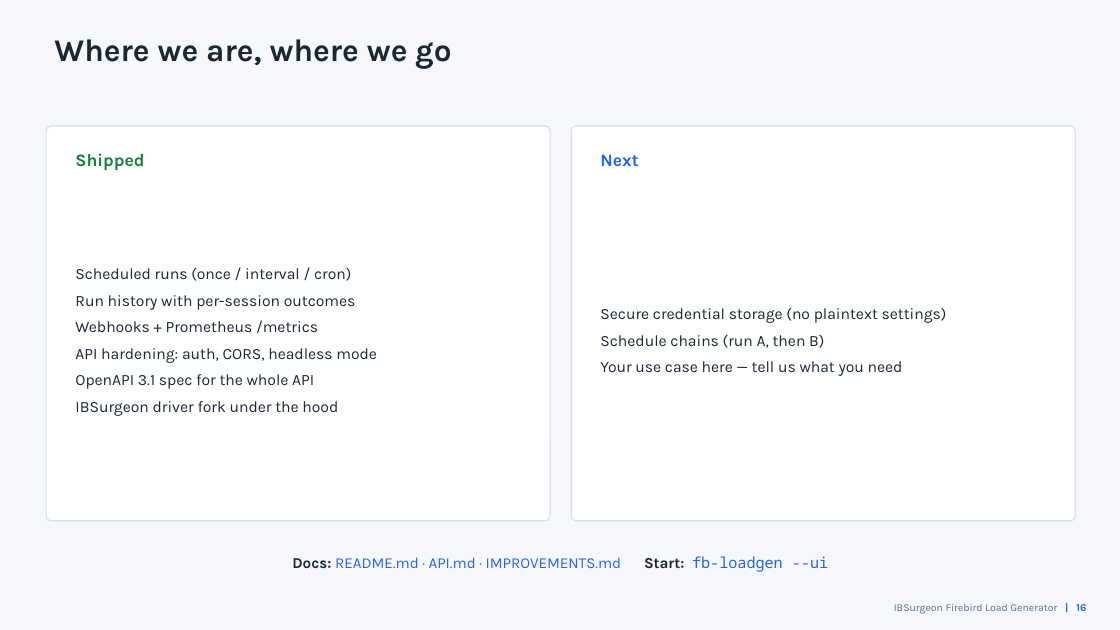
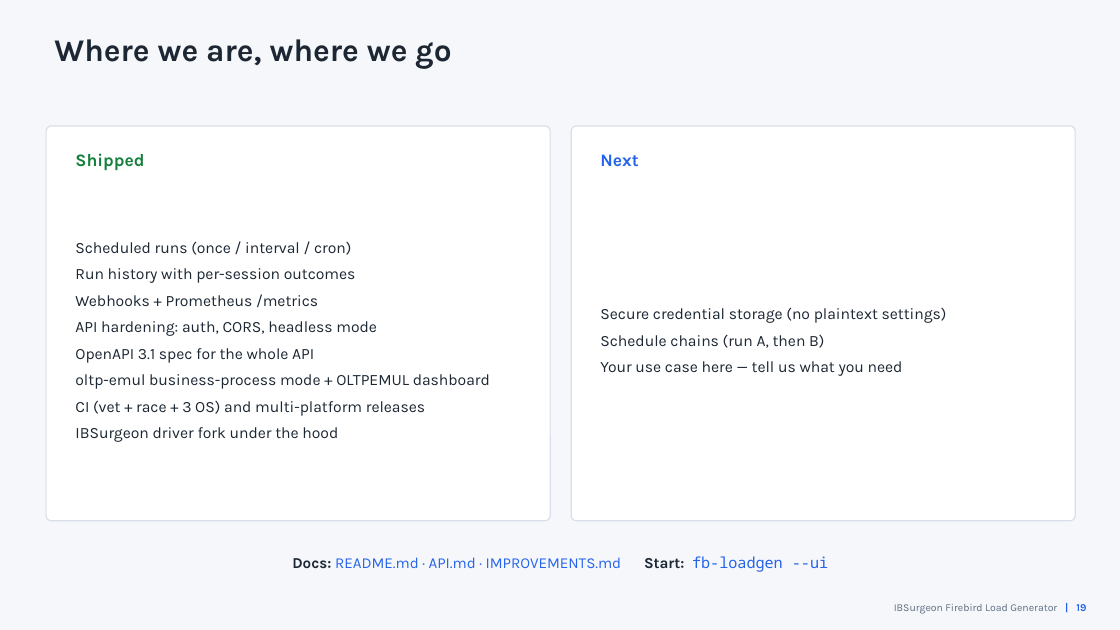
Before and after one commit to alexeykovyazin/firebirdgotester, a slide deck: slide 19 of IBSurgeon_LoadGenerator.pptx (slide 16 before the commit). Drawn at 1120x630 pixels with LibreOffice and Linux fonts; fonts in the diff are those of the drawing. Boxes give left, top, right and bottom in pixels: in the first picture for what was removed or moved away, otherwise in the second. Text is boxed around its words. In the diff, an @@ line names an element or a change of style, - is before the commit and + after.

Commit message:
Publish updated deck: 20 slides with OLTP-EMUL mode, lifecycle and dashboard

```diff
--- a/IBSurgeon_LoadGenerator.pptx
+++ b/IBSurgeon_LoadGenerator.pptx
@@ text at bbox=[75, 374, 490, 416]: paragraphs added @@
+oltp-emul business-process mode + OLTPEMUL dashboard
+CI (vet + race + 3 OS) and multi-platform releases
@@ text at bbox=[894, 604, 1086, 614]: text changed @@
-IBSurgeon Firebird Load Generator | 16
+IBSurgeon Firebird Load Generator | 19
```
Also in this commit, not shown: 3 other slides changed, 3 slides added, 22 other files.
